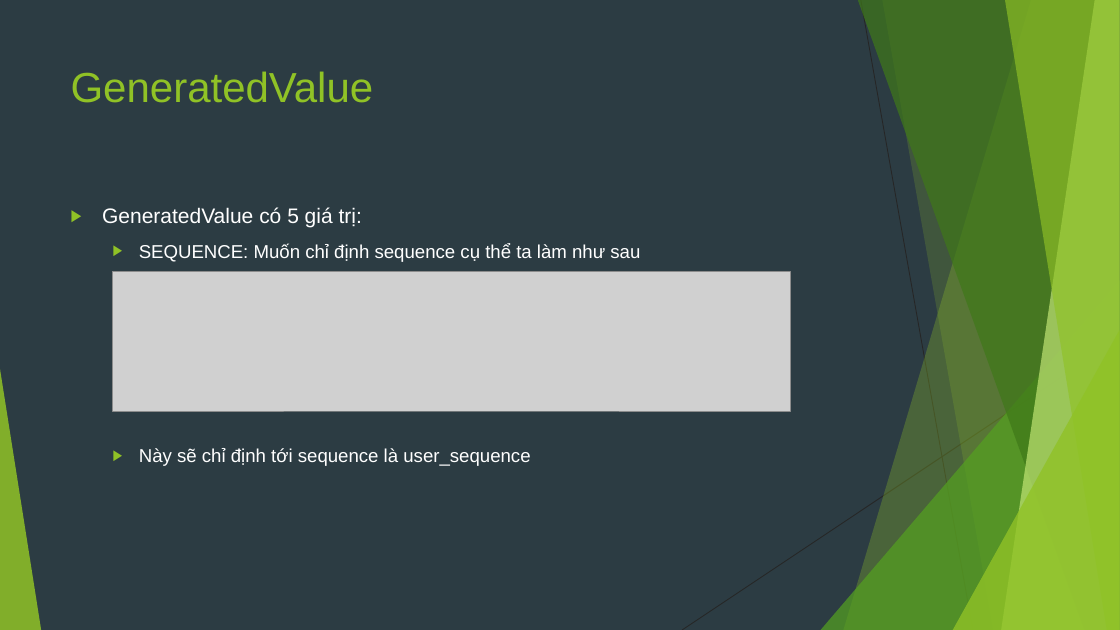
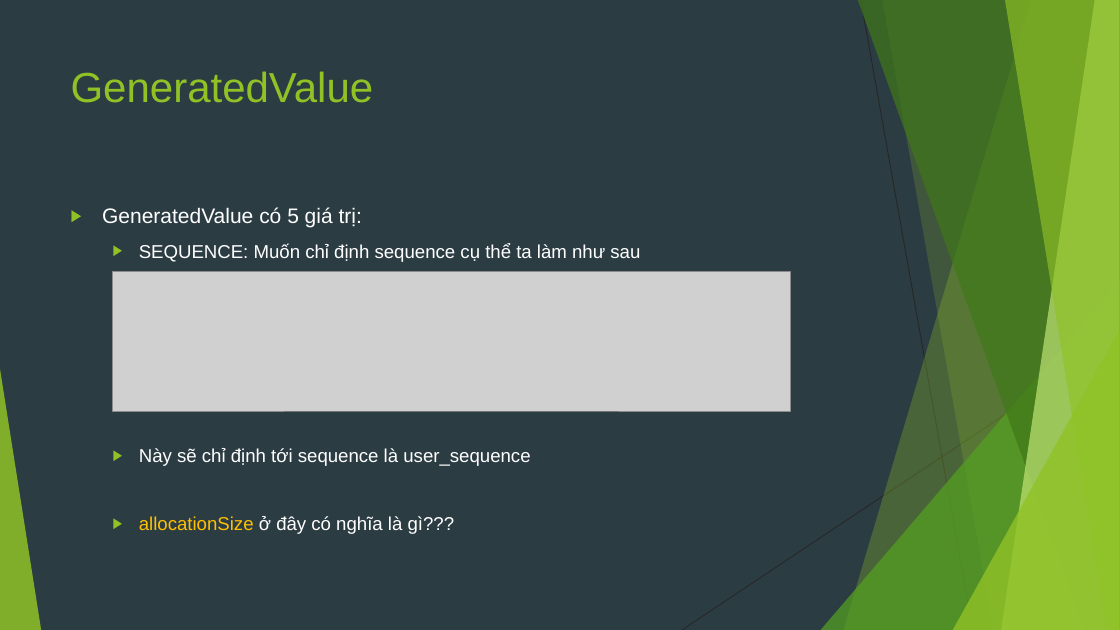
Before and after one commit to sobbingwind/SpringBoot, a slide deck: slide 11 of 07.Spring Data JPA.pptx. Drawn at 1120x630 pixels with LibreOffice and Linux fonts; fonts in the diff are those of the drawing; grey boxes stand for pictures. Boxes give left, top, right and bottom in pixels: in the first picture for what was removed or moved away, otherwise in the second. Text is boxed around its words. In the diff, an @@ line names an element or a change of style, - is before the commit and + after.

```diff
--- a/07.Spring Data JPA.pptx
+++ b/07.Spring Data JPA.pptx
@@ text at (139, 516, 455, 534): paragraph added @@
+  ▶ allocationSize ở đây có nghĩa là gì???
```
Also in this commit, not shown: 4 other slides changed, 16 slides added, 21 slides removed.
